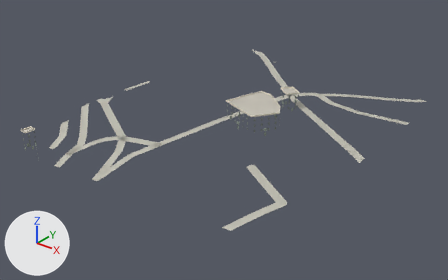
Two versions of the glTF model assets/malta/cottonera/kalkara_63_23_near.glb, one commit apart.
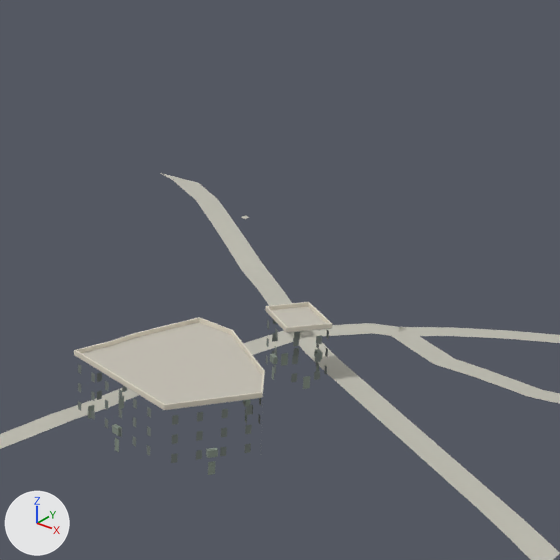
The first picture shows the older version from a camera (50 mm lens) standing at (-322.0, 100.0, 165.0) and looking at (-526.0, 356.0, 6.0). The close-ups show the older and then the newer version on the part from 46% to 81% of the width and 0% to 57% of the height of that picture. Only the edits that show in the close-ups are written down. The axes (+X, +Y, +Z) are drawn at lower left. The lights are the same throughout. Vertices at exactly the same position are counted once.

In view in the first close-up: 'geometry_0'.
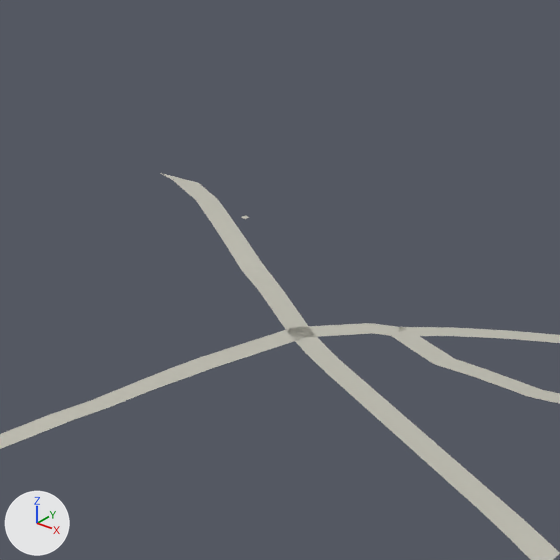
Location of each change, [x1, y1, x2, y2] in pixels of the close-ups (560 x 560 px):
part 1 of me_geometry_0, deleted: before [74, 302, 332, 475]

The change in detail:
me_geometry_0 is used by ob_geometry_0; location (0.0, 0.0, 0.0).
me_geometry_0 had 1726 vertices, 1612 faces and spanned x -619.0..-435.0, y 270.0..456.0, z 4.0..34.0.
me_geometry_0 now has 1073 vertices, 1082 faces and spans x -619.0..-435.0, y 270.0..456.0, z 7.0..26.0.
me_geometry_0 part 1: 138 loose pieces with 653 vertices, spanning x -610.0..-489.0, y 274.0..395.0, z 4.0..34.0, are deleted.
